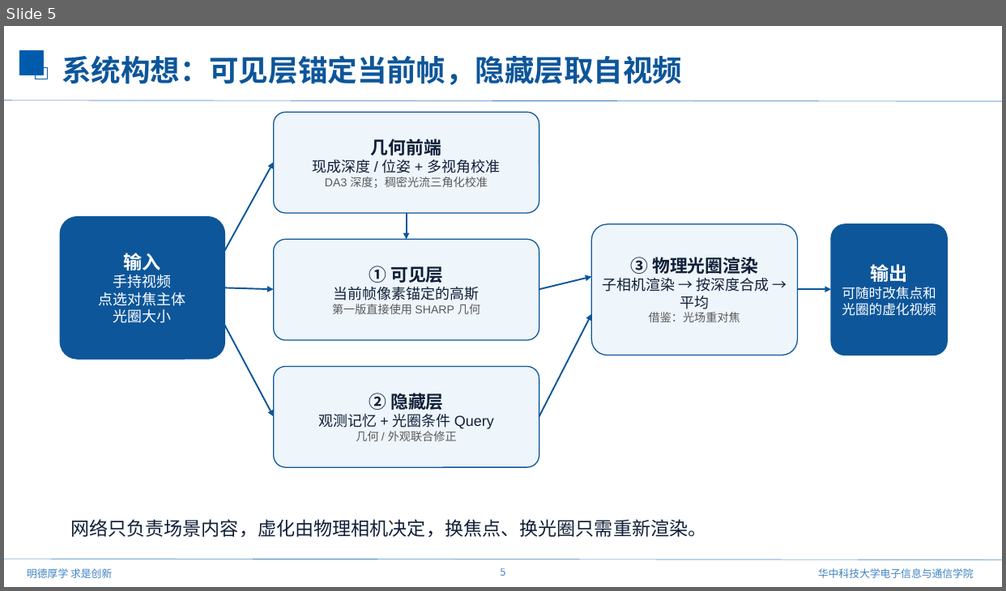
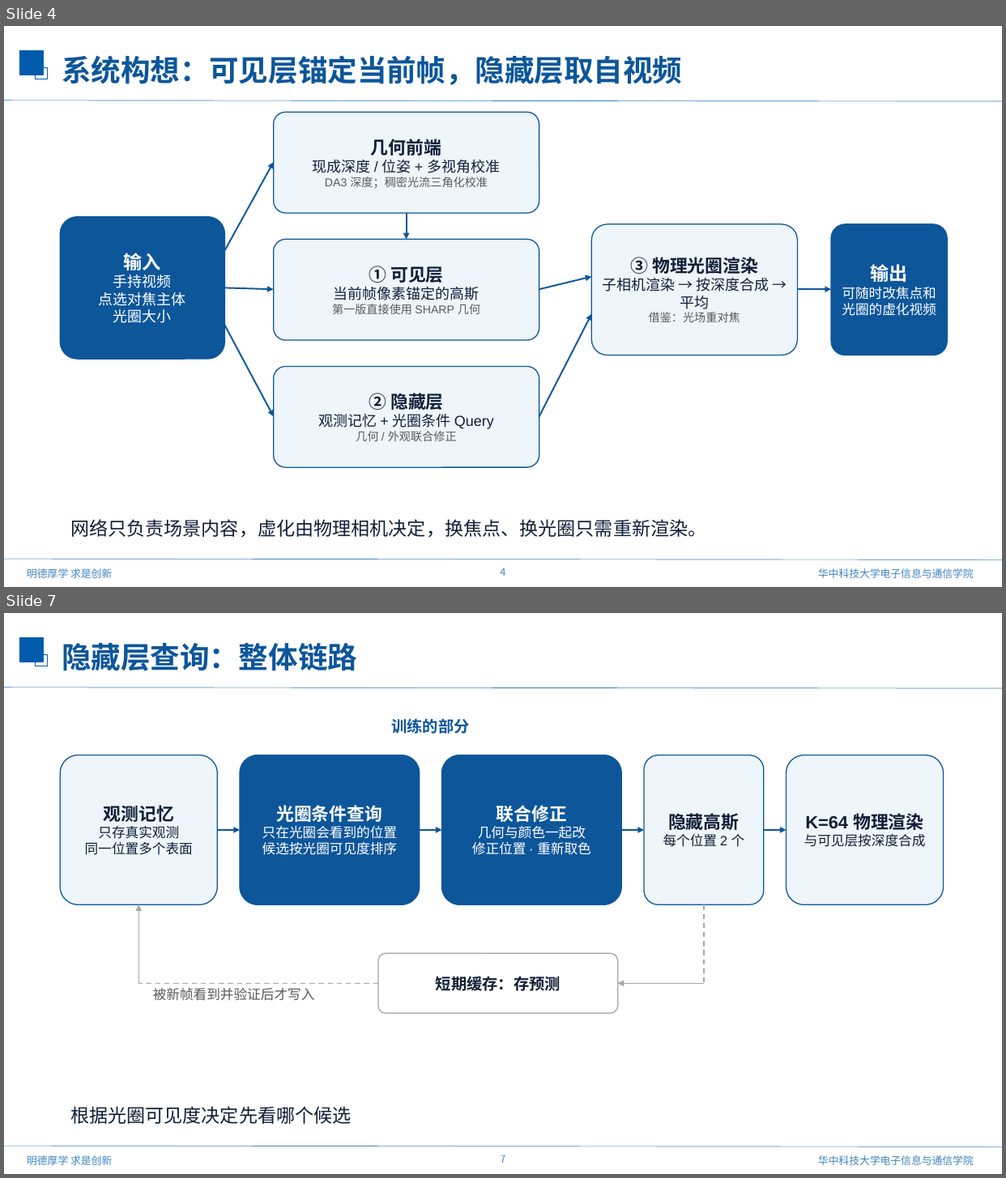
Before and after one commit to mengmcy1/OPPO-depth-guided-video-bokeh, a slide deck: 汇报/2026-11-11_前馈视频虚化思路与验证/前馈视频虚化思路与验证_1111.pptx. Shown one above the other, each under a label of ours: slide 5 before the commit, slides 4 and 7 after it; the slides between them are not shown. The pictures are 1006x591 and 1006x1178 pixels, drawn with LibreOffice and Linux fonts; fonts in the diff are those of the drawing; background and template pictures are left out. Boxes give left, top, right and bottom in pixels: in the first picture for what was removed or moved away, otherwise in the second. Text is boxed around its words. In the diff, an @@ line names an element or a change of style, - is before the commit and + after.

```diff
--- a/汇报/2026-11-11_前馈视频虚化思路与验证/前馈视频虚化思路与验证_1111.pptx
+++ b/汇报/2026-11-11_前馈视频虚化思路与验证/前馈视频虚化思路与验证_1111.pptx
@@ slide 7 added at [4, 613, 1002, 1174], background #FFFFFF; not listed: 7 template elements that a slide beside it also shows @@
@@ text added at [62, 643, 357, 671], 28.5 pt, text #0D569A, bold @@
+隐藏层查询：整体链路
@@ text added at [392, 718, 470, 734], 15 pt, text #0D569A, bold @@
+训练的部分
@@ rounded rectangle added at [60, 756, 217, 905], fill #EEF5FB, outline #0D569A 1 pt, 13 pt, text #101F37 @@
+观测记忆
+只存真实观测
+同一位置多个表面
@@ rounded rectangle added at [240, 756, 420, 905], fill #0D569A, outline #0D569A 1 pt, 13 pt, text #FFFFFF @@
+光圈条件查询
+只在光圈会看到的位置
+候选按光圈可见度排序
@@ rounded rectangle added at [442, 756, 621, 905], fill #0D569A, outline #0D569A 1 pt, 13 pt, text #FFFFFF @@
+联合修正
+几何与颜色一起改
+修正位置 · 重新取色
@@ rounded rectangle added at [644, 756, 764, 905], fill #EEF5FB, outline #0D569A 1 pt, 13 pt, text #101F37 @@
+隐藏高斯
+每个位置 2 个
@@ rounded rectangle added at [786, 756, 944, 905], fill #EEF5FB, outline #0D569A 1 pt, 13 pt, text #101F37 @@
+K=64 物理渲染
+与可见层按深度合成
@@ arrow added from (217, 830) to (240, 830), #0D569A 1.5 pt @@
@@ arrow added from (420, 830) to (442, 830), #0D569A 1.5 pt @@
@@ arrow added from (621, 830) to (644, 830), #0D569A 1.5 pt @@
@@ arrow added from (764, 830) to (786, 830), #0D569A 1.5 pt @@
@@ arrow added from (138, 983) to (138, 905), #A6A6A6 1.25 pt @@
@@ line added from (704, 905) to (704, 983), #A6A6A6 1.25 pt dashed @@
@@ rounded rectangle added at [378, 954, 618, 1013], fill #FFFFFF, outline #A6A6A6 1 pt, 15 pt, text #101F37, bold @@
+短期缓存：存预测
@@ line added from (378, 983) to (138, 983), #A6A6A6 1.25 pt dashed @@
@@ text added at [153, 988, 315, 1001], 13 pt, text #595959 @@
+被新帧看到并验证后才写入
@@ arrow added from (704, 983) to (618, 983), #A6A6A6 1.25 pt @@
@@ text added at [70, 1106, 351, 1124], 18 pt, text #101F37 @@
+根据光圈可见度决定先看哪个候选
@@ what was slide 5 is now slide 4 @@
@@ page number at [500, 569, 505, 576]: text changed @@
-5
+4
```
Also in this commit, not shown: 3 slides changed, 2 other slides added, 7 slides removed, 20 other files.
